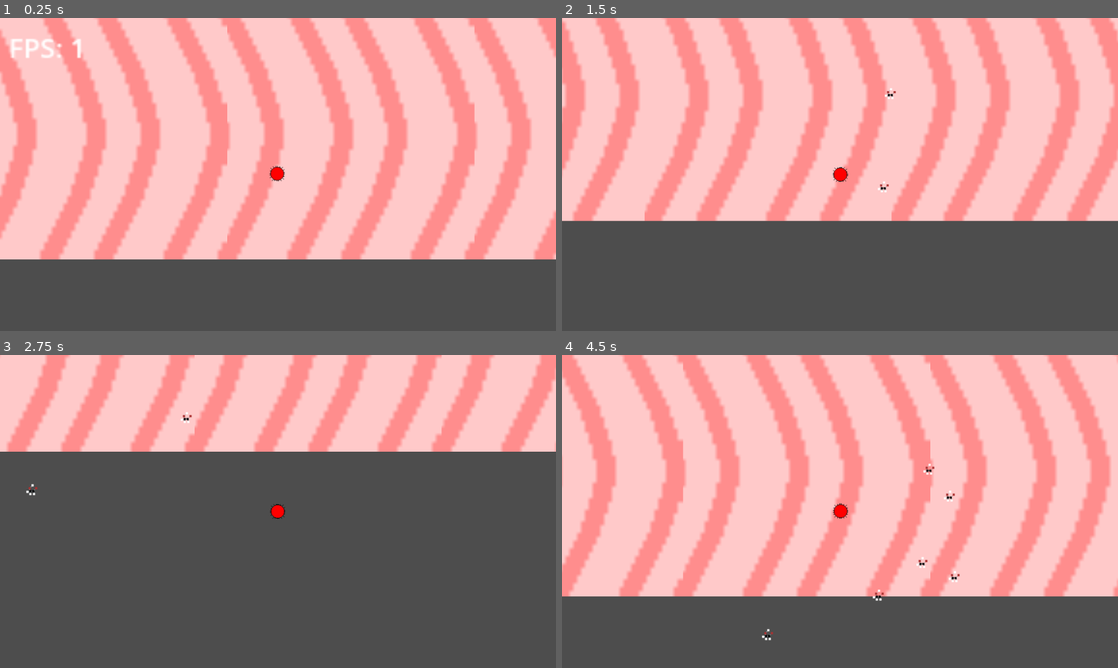
Above: before the commit, frames 1-4 (two rows, left to right).
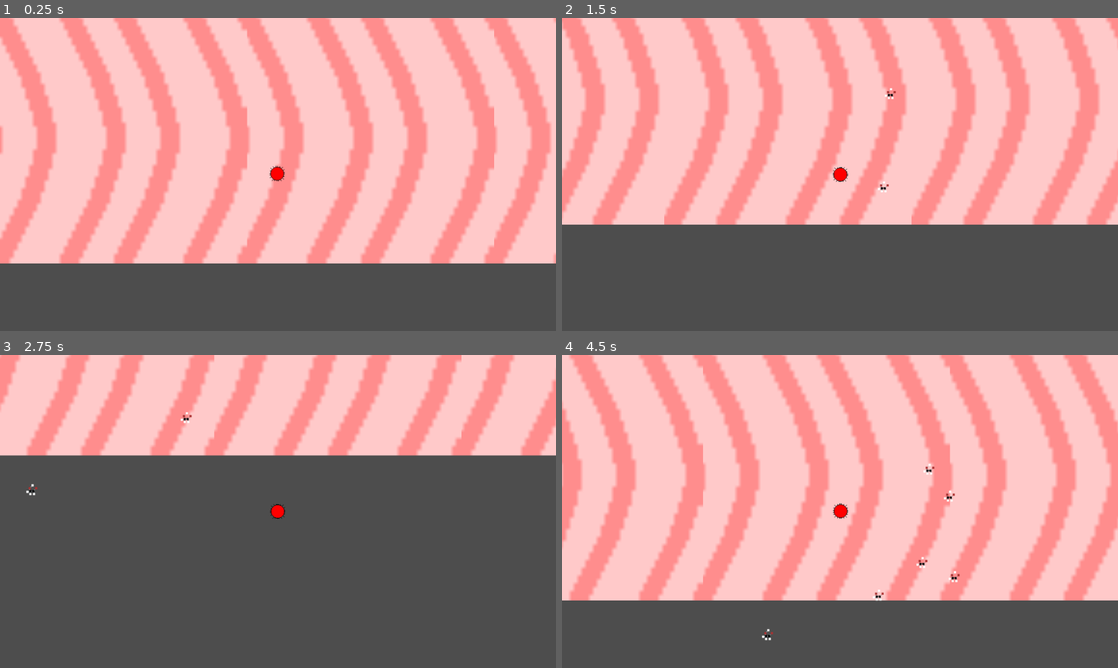
Above: after the commit, the same moments.

Repository: James-Perdue/GMTKJam24
Game: Godot game, scene res://scenes/RootLevel.tscn
The game is run twice, just before and just after one commit, with the same random seed, the same clock (stepped at 60 frames per second) and the same inputs. The engine's default icon, where the game draws it, is replaced by a stand-in: a white triangle on a blue panel in a dark square.
Inputs:
- Up to frame 1 (0.25 s): no input
- Up to frame 2 (1.5 s): hold D (move_right) 0.53-1.28 s; tap Space (action) at 0.6, 1.35 s; hold S (move_down) from 1.28 s (still down)
- Up to frame 3 (2.75 s): release S (move_down) at 2.03 s; hold D (move_right) from 2.03 s (still down); tap Space (action) at 2.1 s
- Up to frame 4 (4.5 s): release D (move_right) at 2.78 s; hold W (move_up) 2.78-3.53 s; tap Space (action) at 2.85, 3.6, 4.35 s; hold A (move_left) from 3.53 s (still down)

The runs differ from the first frame. In frame 1, 50% of the frame differs, in the area x 0-100%, y 0-79%; in frame 2, 44%; in frame 3, 22%; in frame 4, 51%.

Commit message:
Pushed upgrade screen onto main game scene

Diff:
--- a/scenes/RootLevel.tscn
+++ b/scenes/RootLevel.tscn
@@ -2,7 +2,7 @@
 
 [ext_resource type="Script" path="res://scenes/root_level.gd" id="1_2vcth"]
 [ext_resource type="PackedScene" uid="uid://clhgopfoq7iyb" path="res://PlayerController.tscn" id="1_lfa0c"]
-[ext_resource type="Script" path="res://scenes/fpsLabel.gd" id="2_j4yvl"]
+[ext_resource type="PackedScene" uid="uid://d3kydmjnjc5pl" path="res://Food.tscn" id="3_nr674"]
 [ext_resource type="TileSet" uid="uid://ck5vcsja7w6n0" path="res://IntestineTiles.tres" id="3_rx04a"]
 
 [node name="RootLevel" type="Node2D"]
@@ -13,15 +13,7 @@
 tile_set = ExtResource("3_rx04a")
 
 [node name="PlayerController" parent="." instance=ExtResource("1_lfa0c")]
-position = Vector2(617, 336)
-
-[node name="Label" type="Label" parent="."]
-offset_left = 59.0
-offset_top = 36.0
-offset_right = 99.0
-offset_bottom = 59.0
-scale = Vector2(3.5606, 3.25453)
-script = ExtResource("2_j4yvl")
+position = Vector2(576, 328)
 
 [node name="FoodTimer" type="Timer" parent="."]
 wait_time = 0.75
--- a/scenes/fpsLabel.gd
+++ b/scenes/fpsLabel.gd
@@ -1,4 +1,4 @@
-extends Label
+extends RichTextLabel
 
 
 # Called when the node enters the scene tree for the first time.
@@ -9,4 +9,4 @@
 # Called every frame. 'delta' is the elapsed time since the previous frame.
 func _process(_delta: float) -> void:
 	var fps = Engine.get_frames_per_second()
-	text = "FPS: " + str(fps)
+	text = "[color=black]FPS: %d[/color]" % fps
--- /dev/null
+++ b/scenes/hud.gd
@@ -0,0 +1,44 @@
+class_name HeadsUp
+extends Control
+
+var upgrade_scene = preload("res://scenes/upgrade.tscn")
+var upgrade_loaded
+signal upgraded(new_food)
+
+# Called when the node enters the scene tree for the first time.
+func _ready() -> void:
+	self.upgrade_loaded = upgrade_scene.instantiate()
+	add_child(self.upgrade_loaded)
+	self.upgrade_loaded.hide()
+	self.upgrade_loaded.process_mode = PROCESS_MODE_ALWAYS
+	$mutations/Button.pressed.connect(self._mutate)
+	$upgrades/Button.pressed.connect(self._upgrade)
+	self.upgrade_loaded.exit_scene.connect(self._close_screen)
+
+
+# Called every frame. 'delta' is the elapsed time since the previous frame.
+func _process(delta: float) -> void:
+	pass
+
+func _mutate():
+	print("Mutation Screen")
+
+func _upgrade():
+	print("Upgrade Screen")
+	get_tree().paused = true
+	self.upgrade_loaded.show()
+
+func _close_screen(new_food):
+	print("Exiting Screen")
+	self.upgrade_loaded.hide()
+	get_tree().paused = false
+	self.set_food(new_food)
+	self.upgraded.emit(new_food)  # Signal going back up to colony
+
+func set_food(new_food: int):
+	self.upgrade_loaded.food = new_food
+	self.upgrade_loaded.food_status.emit(new_food)  # Signal syncing to upgrade screen
+	$food_count/RichTextLabel.text = "[color=black]FOOD: %d[/color]" % self.upgrade_loaded.food
+
+func update_count(new_count: int):
+	$cell_count/RichTextLabel.text = "[color=black]CELLS: %d[/color]" % new_count
--- /dev/null
+++ b/scenes/hud.tscn
@@ -0,0 +1,136 @@
+[gd_scene load_steps=13 format=3 uid="uid://ca6p41qscy2ft"]
+
+[ext_resource type="Texture2D" uid="uid://dhh7borlfgxlc" path="res://art/unpressed_button.png" id="1_4b7i3"]
+[ext_resource type="Script" path="res://scenes/hud.gd" id="1_5gfgc"]
+[ext_resource type="Texture2D" uid="uid://bk32x8xia1w3n" path="res://art/upgrade_bkgnd.png" id="1_bdqno"]
+[ext_resource type="Texture2D" uid="uid://i5yp0dcbxm6" path="res://art/pressed_button.png" id="2_03vw8"]
+[ext_resource type="Texture2D" uid="uid://2tf23y4l4fjd" path="res://art/disabled_button.png" id="3_xenk4"]
+[ext_resource type="Script" path="res://scenes/fpsLabel.gd" id="6_nlag6"]
+
+[sub_resource type="StyleBoxEmpty" id="StyleBoxEmpty_p52n4"]
+
+[sub_resource type="Theme" id="Theme_6cvxa"]
+PanelContainer/styles/panel = SubResource("StyleBoxEmpty_p52n4")
+
+[sub_resource type="InputEventKey" id="InputEventKey_uktgr"]
+device = -1
+keycode = 85
+unicode = 117
+
+[sub_resource type="Shortcut" id="Shortcut_ms15g"]
+events = [SubResource("InputEventKey_uktgr")]
+
+[sub_resource type="InputEventKey" id="InputEventKey_88m7c"]
+device = -1
+keycode = 77
+unicode = 109
+
+[sub_resource type="Shortcut" id="Shortcut_jagvd"]
+events = [SubResource("InputEventKey_88m7c")]
+
+[node name="hud" type="Control"]
+layout_mode = 3
+anchors_preset = 15
+anchor_right = 1.0
+anchor_bottom = 1.0
+grow_horizontal = 2
+grow_vertical = 2
+theme = SubResource("Theme_6cvxa")
+script = ExtResource("1_5gfgc")
+
+[node name="cell_count" type="PanelContainer" parent="."]
+offset_right = 100.0
+offset_bottom = 50.0
+
+[node name="TextureRect" type="TextureRect" parent="cell_count"]
+layout_mode = 2
+texture = ExtResource("1_bdqno")
+expand_mode = 2
+
+[node name="RichTextLabel" type="RichTextLabel" parent="cell_count"]
+layout_mode = 2
+bbcode_enabled = true
+
+[node name="food_count" type="PanelContainer" parent="."]
+layout_mode = 1
+anchors_preset = -1
+anchor_left = 0.2
+anchor_right = 0.2
+offset_right = 100.0
+offset_bottom = 50.0
+
+[node name="TextureRect" type="TextureRect" parent="food_count"]
+layout_mode = 2
+texture = ExtResource("1_bdqno")
+expand_mode = 2
+
+[node name="RichTextLabel" type="RichTextLabel" parent="food_count"]
+layout_mode = 2
+bbcode_enabled = true
+
+[node name="upgrades" type="PanelContainer" parent="."]
+layout_mode = 1
+anchors_preset = -1
+anchor_left = 0.8
+anchor_right = 0.8
+offset_left = -100.0
+offset_bottom = 50.0
+grow_horizontal = 0
+
+[node name="Button" type="TextureButton" parent="upgrades"]
+layout_mode = 2
+shortcut = SubResource("Shortcut_ms15g")
+texture_normal = ExtResource("1_4b7i3")
+texture_pressed = ExtResource("2_03vw8")
+texture_disabled = ExtResource("3_xenk4")
+stretch_mode = 0
+
+[node name="RichTextLabel" type="RichTextLabel" parent="upgrades"]
+z_index = 1
+layout_mode = 2
+mouse_filter = 2
+bbcode_enabled = true
+text = "[color=black]UPGRADES[/color]"
+
+[node name="mutations" type="PanelContainer" parent="."]
+layout_mode = 1
+anchors_preset = -1
+anchor_left = 1.0
+anchor_right = 1.0
+offset_left = -100.0
+offset_bottom = 50.0
+grow_horizontal = 0
+
+[node name="Button" type="TextureButton" parent="mutations"]
+layout_mode = 2
+shortcut = SubResource("Shortcut_jagvd")
+texture_normal = ExtResource("1_4b7i3")
+texture_pressed = ExtResource("2_03vw8")
+texture_disabled = ExtResource("3_xenk4")
+stretch_mode = 0
+
+[node name="RichTextLabel" type="RichTextLabel" parent="mutations"]
+z_index = 1
+layout_mode = 2
+mouse_filter = 2
+bbcode_enabled = true
+text = "[color=black]MUTATIONS[/color]"
+
+[node name="fps_track" type="PanelContainer" parent="."]
+layout_mode = 1
+anchors_preset = 2
+anchor_top = 1.0
+anchor_bottom = 1.0
+offset_top = -50.0
+offset_right = 100.0
+grow_vertical = 0
+
+[node name="TextureRect" type="TextureRect" parent="fps_track"]
+layout_mode = 2
+texture = ExtResource("1_bdqno")
+expand_mode = 2
+
+[node name="RichTextLabel" type="RichTextLabel" parent="fps_track"]
+layout_mode = 2
+bbcode_enabled = true
+script = ExtResource("6_nlag6")
--- /dev/null
+++ b/scenes/root.tscn
@@ -0,0 +1,27 @@
+[gd_scene load_steps=4 format=3 uid="uid://cm25cnytaearq"]
+
+[ext_resource type="PackedScene" uid="uid://ca6p41qscy2ft" path="res://scenes/hud.tscn" id="1_aku1s"]
+[ext_resource type="PackedScene" uid="uid://nwy5vuwjgas0" path="res://scenes/RootLevel.tscn" id="2_h2e4j"]
+
+[sub_resource type="StyleBoxEmpty" id="StyleBoxEmpty_wdonp"]
+
+[node name="root" type="Control"]
+layout_mode = 3
+anchors_preset = 15
+anchor_right = 1.0
+anchor_bottom = 1.0
+grow_horizontal = 2
+grow_vertical = 2
+
+[node name="hud_cont" type="PanelContainer" parent="."]
+z_index = 1
+layout_mode = 1
+anchors_preset = -1
+anchor_right = 1.0
+grow_horizontal = 2
+theme_override_styles/panel = SubResource("StyleBoxEmpty_wdonp")
+
+[node name="hud" parent="hud_cont" instance=ExtResource("1_aku1s")]
+layout_mode = 2
+
+[node name="RootLevel" parent="." instance=ExtResource("2_h2e4j")]
--- a/scenes/root_level.gd
+++ b/scenes/root_level.gd
@@ -7,8 +7,9 @@
 	player = $PlayerController
 	camera = $PlayerController/Colony/Camera2D
 
+# Fix the control node size (containers really don't like being a child of Node2D)
+
 func _on_food_timer_timeout() -> void:
-
 	var screenSize = get_viewport_rect().size
 	if(camera):
 		var x = randf_range(camera.global_position.x - screenSize.x * .3, camera.global_position.x + screenSize.x * .3)
--- a/scenes/upgrade.gd
+++ b/scenes/upgrade.gd
@@ -5,9 +5,10 @@
 
 
 var upgrade_list = self._load_text_options("res://data/upgrades.json")
-var food = 1000
+var food = 0
 
 signal food_status(food_val)
+signal exit_scene(remaining_food)
 
 # Called when the node enters the scene tree for the first time.
 func _ready() -> void:
@@ -17,6 +18,7 @@
 		_add_to_grid(stat_dict[stat_name])
 	$title_block/rich_text.text = "[p align=center][b][font_size=50]CHOOSE CELL UPGRADES[/font_size][/b][/p]"
 	self._show_food()
+	$exit_cont/exit_button.pressed.connect(self._exit_button)
 
 func _show_food():
 		$resource_display/rich_text.text = '[p align=center][font_size=30]Current Food: %d [img=30]res://icon.svg[/img][/font_size][/p]' % self.food
@@ -56,3 +58,6 @@
 # Return a dictionary representation of the upgrades for use by other systems
 func to_dict():
 	return stat_dict
+
+func _exit_button():
+	exit_scene.emit(self.food)
--- a/scenes/upgrade.tscn
+++ b/scenes/upgrade.tscn
@@ -1,11 +1,21 @@
-[gd_scene load_steps=6 format=3 uid="uid://dhkuq24lt0pkp"]
+[gd_scene load_steps=10 format=3 uid="uid://dhkuq24lt0pkp"]
 
 [ext_resource type="Texture2D" uid="uid://ddlgmthbhq10i" path="res://art/temp_bkgnd.png" id="1_8ad84"]
 [ext_resource type="Script" path="res://scenes/upgrade.gd" id="2_kdl0j"]
 [ext_resource type="Texture2D" uid="uid://buij1vv5q652e" path="res://art/temp_button_bkgnd.png" id="2_vrnqo"]
-[ext_resource type="PackedScene" uid="uid://c70hav10eduus" path="res://scenes/single_upgrade_button.tscn" id="3_v823i"]
+[ext_resource type="PackedScene" uid="uid://c3n00bgjona77" path="res://scenes/single_upgrade_button.tscn" id="3_v823i"]
+[ext_resource type="Texture2D" uid="uid://bhdeol5mcbf01" path="res://art/exit.png" id="5_nwkgk"]
+[ext_resource type="Texture2D" uid="uid://dcunn71mak0qd" path="res://art/pressed_exit.png" id="6_oyv2s"]
 
 [sub_resource type="Theme" id="Theme_h7hwf"]
+
+[sub_resource type="InputEventKey" id="InputEventKey_r5fhj"]
+device = -1
+keycode = 88
+unicode = 120
+
+[sub_resource type="Shortcut" id="Shortcut_mnc2t"]
+events = [SubResource("InputEventKey_r5fhj")]
 
 [node name="upgrade_screen" type="TextureRect"]
 anchors_preset = 15
@@ -72,3 +82,22 @@
 anchor_bottom = 0.95
 theme = SubResource("Theme_h7hwf")
 columns = 2
+
+[node name="exit_cont" type="AspectRatioContainer" parent="."]
+layout_mode = 1
+anchors_preset = -1
+anchor_left = 0.9
+anchor_top = 0.9
+anchor_right = 1.0
+anchor_bottom = 1.0
+grow_horizontal = 0
+grow_vertical = 0
+mouse_filter = 2
+alignment_horizontal = 2
+alignment_vertical = 2
+
+[node name="exit_button" type="TextureButton" parent="exit_cont"]
+layout_mode = 2
+shortcut = SubResource("Shortcut_mnc2t")
+texture_normal = ExtResource("5_nwkgk")
+texture_pressed = ExtResource("6_oyv2s")
Binary file added: art/exit.png
Not shown, added: art/exit.png.import
Binary file added: art/pressed_exit.png
Not shown, added: art/pressed_exit.png.import
